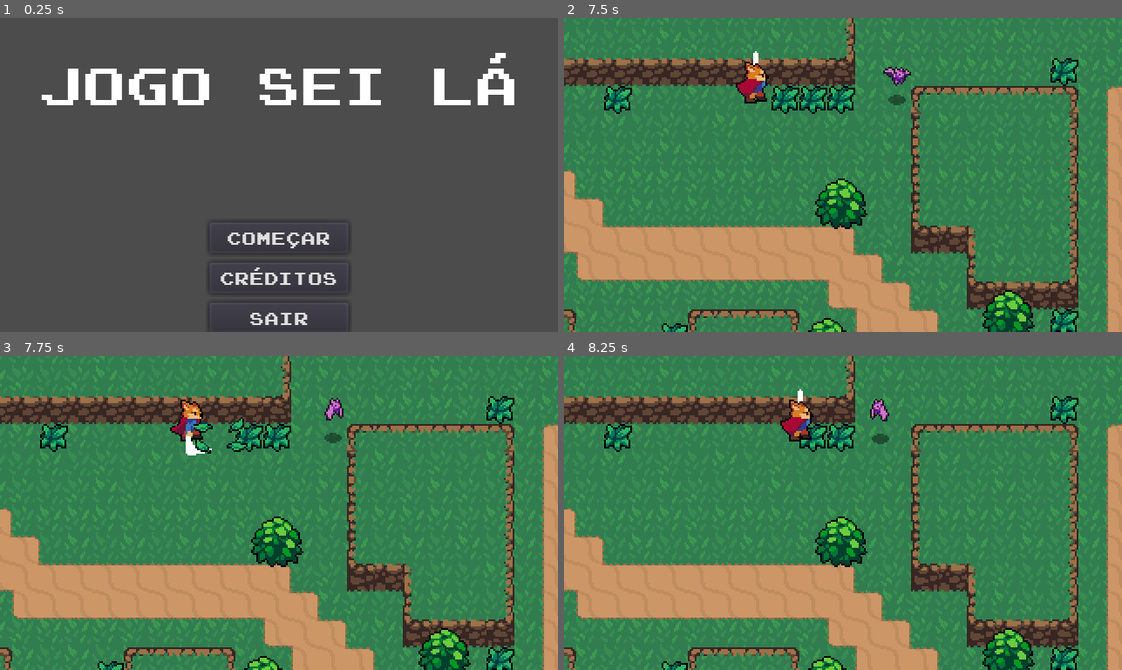
Above: before the commit, frames 1-4 (two rows, left to right).
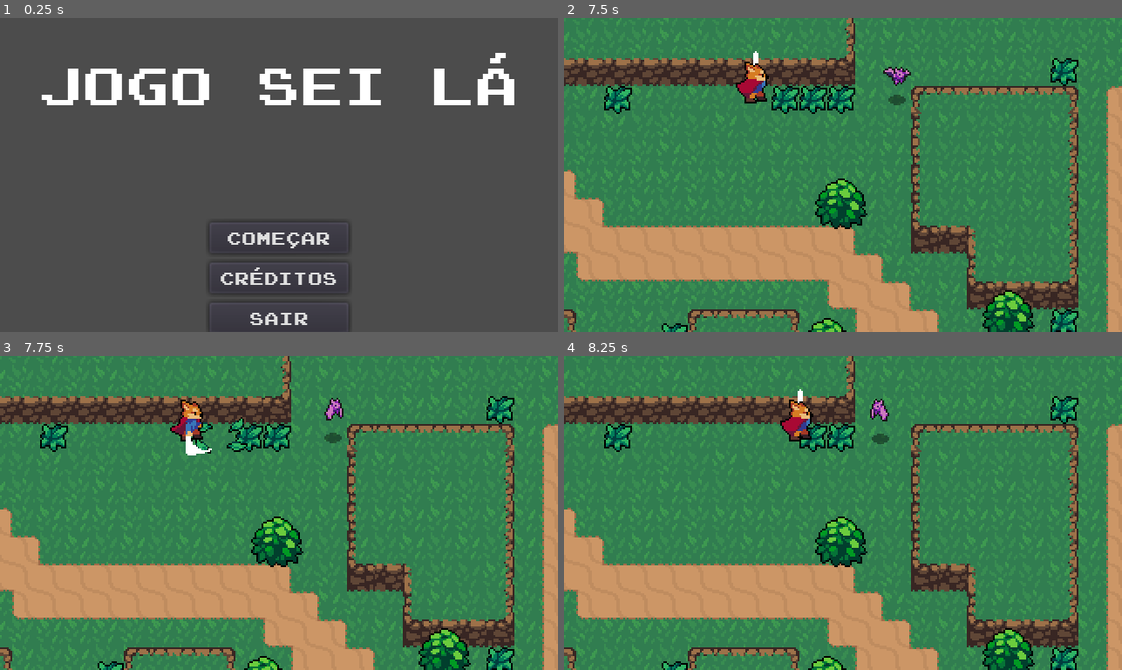
Above: after the commit, the same moments.

Repository: Terrento/teste-de-jogo
Game: Godot game, scene res://Menu/Menu.tscn
The game is run twice, just before and just after one commit, with the same random seed, the same clock (stepped at 60 frames per second) and the same inputs.
Inputs:
- Up to frame 1 (0.25 s): no input
- Up to frame 2 (7.5 s): click "Começar" at 0.5 s; hold Up (ui_up) 1.28-2.78 s; tap L (ataque) every 0.75 s from 1.35 to 7.35 s; hold Left (ui_left) 2.78-4.28 s; hold Down (ui_down) 4.28-5.03 s; hold Right (ui_right) 5.03-5.78 s; hold Up (ui_up) 5.78-6.53 s; hold Right (ui_right) from 6.53 s (still down)
- Up to frame 3 (7.75 s): keep holding Right (ui_right)
- Up to frame 4 (8.25 s): keep holding Right (ui_right); tap L (ataque) at 8.1 s

Frames 1-2 are identical in both runs. In frame 3, less than 0.1% of the frame differs, in the area x 34-38%, y 21-31%; in frame 4, nothing differs.

Commit message:
adaptacoes de nomes e refatoracao

Diff:
--- a/Mundo/Grama.gd
+++ b/Mundo/Grama.gd
@@ -1,12 +1,12 @@
 extends Node2D
 
-func criar_grama():
-	var GramaEfeito = load("res://Efeitos/GramaEfeito.tscn") #instanciando cena em uma varíavel
+const GramaEfeito = preload("res://Efeitos/GramaEfeito.tscn")#instanciando cena em uma varíavel
+#Preload e compartilhar // não precisa carregar varias vezes
+func criar_grama_efeito():
 	var gramaEfeito = GramaEfeito.instance()
-	var mundo = get_tree().current_scene
-	mundo.add_child(gramaEfeito)
+	get_parent().add_child(gramaEfeito)
 	gramaEfeito.global_position = global_position
 
 func _on_Hurtbox_area_entered(area):
-	criar_grama()
+	criar_grama_efeito()
 	queue_free()
--- a/Mundo/Grama.tscn
+++ b/Mundo/Grama.tscn
@@ -17,6 +17,7 @@
 
 [node name="Hurtbox" parent="." instance=ExtResource( 3 )]
 collision_layer = 8
+mostrar_acerto = false
 
 [node name="CollisionShape2D" parent="Hurtbox" index="0"]
 position = Vector2( 8, 8 )
